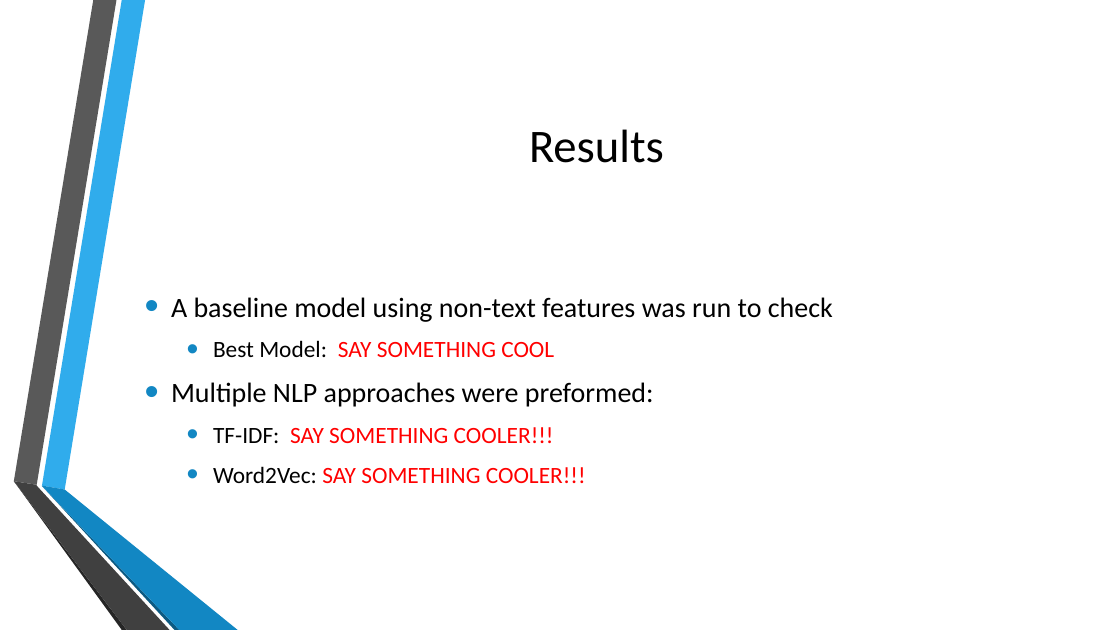
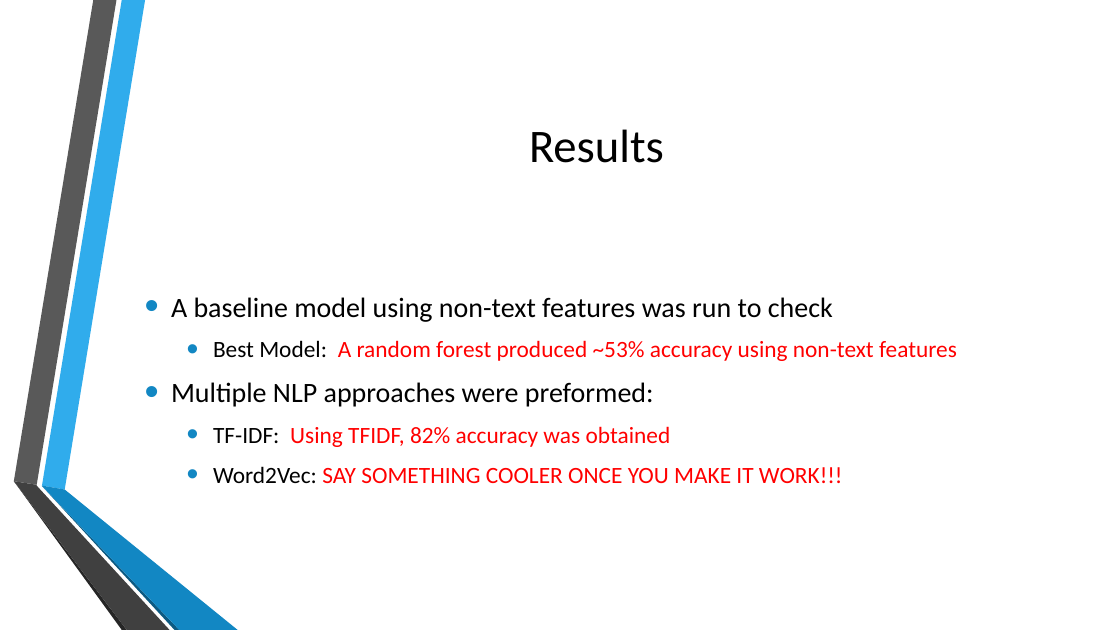
Before and after one commit to ChrisMichael11/Consumer_Complaint_Project, a slide deck: slide 7 of ppt/Consumer_Complaints.pptx. Drawn at 1120x630 pixels with LibreOffice and Linux fonts; fonts in the diff are those of the drawing; background and template pictures are left out. Boxes give left, top, right and bottom in pixels: in the first picture for what was removed or moved away, otherwise in the second. Text is boxed around its words. In the diff, an @@ line names an element or a change of style, - is before the commit and + after.

```diff
--- a/ppt/Consumer_Complaints.pptx
+++ b/ppt/Consumer_Complaints.pptx
@@ text at (213,340,957,361): text changed @@
-  • Best Model: SAY SOMETHING COOL
+  • Best Model: A random forest produced ~53% accuracy using non-text features
@@ text at (213,426,843,483): text changed @@
-  • TF-IDF: SAY SOMETHING COOLER!!!
-  • Word2Vec: SAY SOMETHING COOLER!!!
+  • TF-IDF: Using TFIDF, 82% accuracy was obtained
+  • Word2Vec: SAY SOMETHING COOLER ONCE YOU MAKE IT WORK!!!
```
Also in this commit, not shown: 3 other slides changed.
